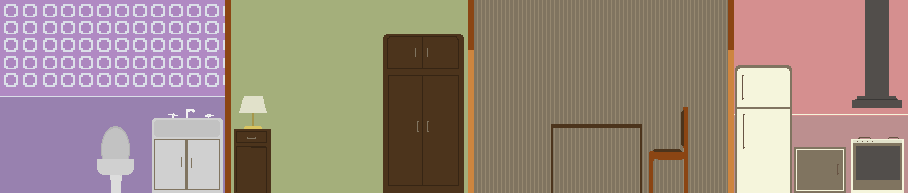
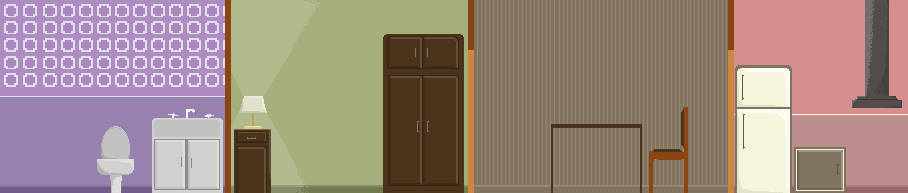
Two versions of the same layered image (908x193). Layer-by-layer changes:
added layer "Capa 9" (14%) above "Capa 8" over [237, 133, 265, 193]
added layer "Capa 8" (14%) above "Capa 12" over [238, 132, 266, 193]
added layer "Capa 12" (7%) above "Capa 7" over [231, 0, 320, 193]
added layer "Capa 7" above "Capa 6" over [231, 0, 320, 193]
added layer "Capa 2" (8%) above "Capa 1" over [188, 141, 218, 189]
added layer "Capa 1" (28%) above "OBJECTS" over [189, 140, 219, 188]
painted on "mueble" over [154, 139, 220, 190]
added layer "Capa 20" (14%) above "Capa 19" over [797, 151, 842, 190]
added layer "Capa 19" (24%) above "mueble_abajo" over [798, 150, 843, 189]
added layer "Capa 18" (15%) above "Capa 17" over [874, 0, 902, 108]
added layer "Capa 17" (18%) above "extractor" over [852, 0, 874, 106]
hid "cocina" over [851, 137, 904, 193]
added layer "Capa 16" (8%) above "Capa 15" over [737, 78, 783, 193]
added layer "Capa 15" (61%) above "heladera" over [737, 68, 790, 193]
painted on "mueblecito" over [236, 146, 267, 193]
added layer "Capa 14" (17%) above "Capa 13" over [388, 38, 586, 185]
added layer "Capa 13" (13%) above "ropero" over [390, 37, 458, 184]
added layer "Forma 2 copia" (17%) above "Forma 2" over [0, 185, 908, 187]
added layer "Forma 2" above "Forma 2 copia 2" over [0, 185, 225, 193]
added layer "Forma 2 copia 2" above "Forma 2 copia 3" over [231, 185, 468, 193]
added layer "Forma 2 copia 3" above "Forma 2 copia 4" over [474, 185, 728, 193]
moved "kitchen_bg" above "bath_bg" over [734, 0, 908, 193]
moved "bath_bg" above "Forma 1" over [0, 126, 225, 193]
painted on "background" over [474, 92, 728, 193]
…and 12 more changes (10 added, 2 stack)
